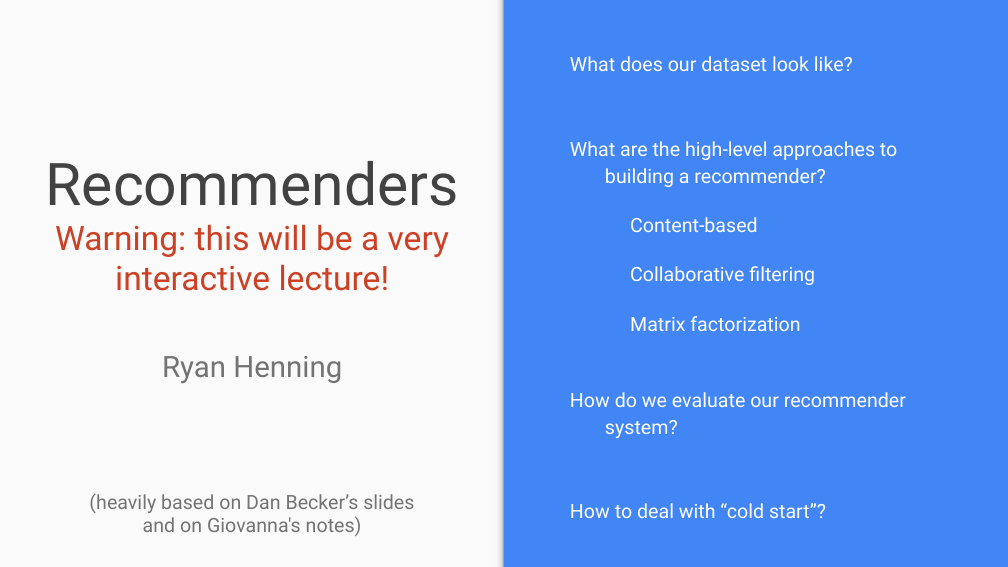
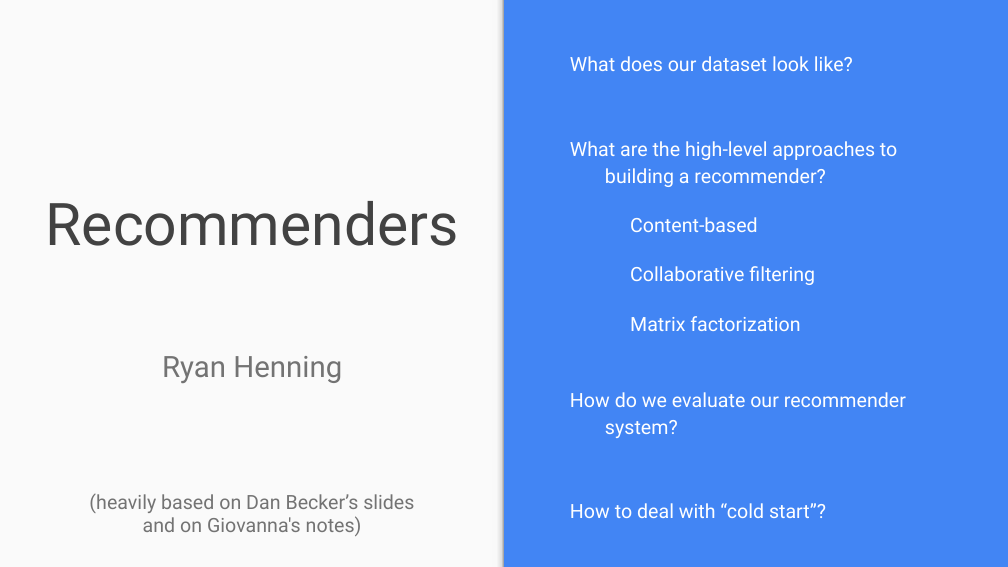
Before and after one commit to wmarshall484/DSI_LECTURES_2, a slide deck: slide 1 of recommendation-systems/ryan_henning/Recommenders.pptx. Drawn at 1008x567 pixels with LibreOffice and Linux fonts; fonts in the diff are those of the drawing. Boxes give left, top, right and bottom in pixels: in the first picture for what was removed or moved away, otherwise in the second. Text is boxed around its words. In the diff, an @@ line names an element or a change of style, - is before the commit and + after.

Commit message:
Add Ryan's updated recommender slides

```diff
--- a/recommendation-systems/ryan_henning/Recommenders.pptx
+++ b/recommendation-systems/ryan_henning/Recommenders.pptx
@@ title at [55, 224, 449, 291]: paragraph removed @@
-Warning: this will be a very interactive lecture!
```
Also in this commit, not shown: 1 other slide changed, 1 other file.
